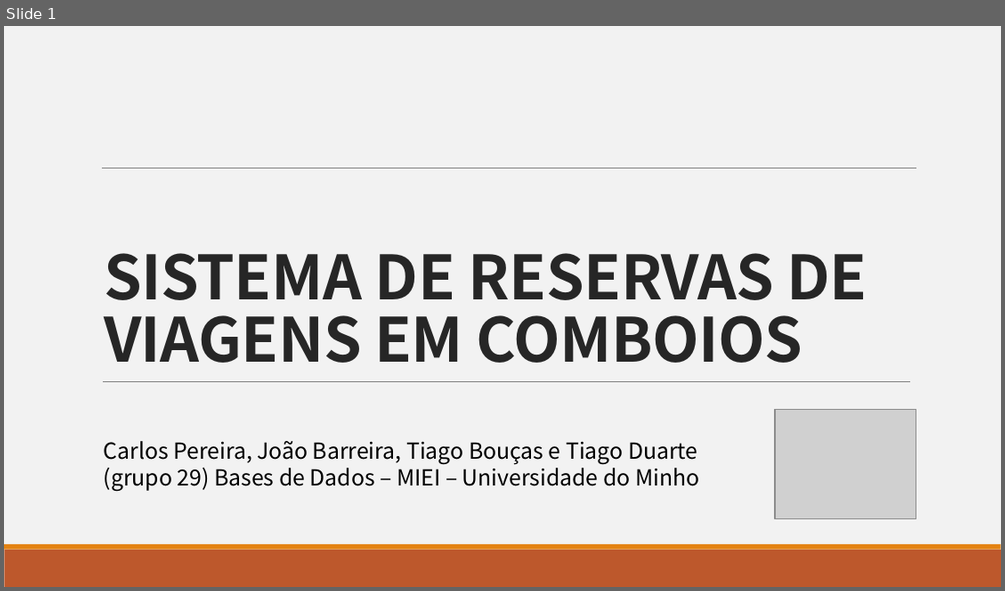
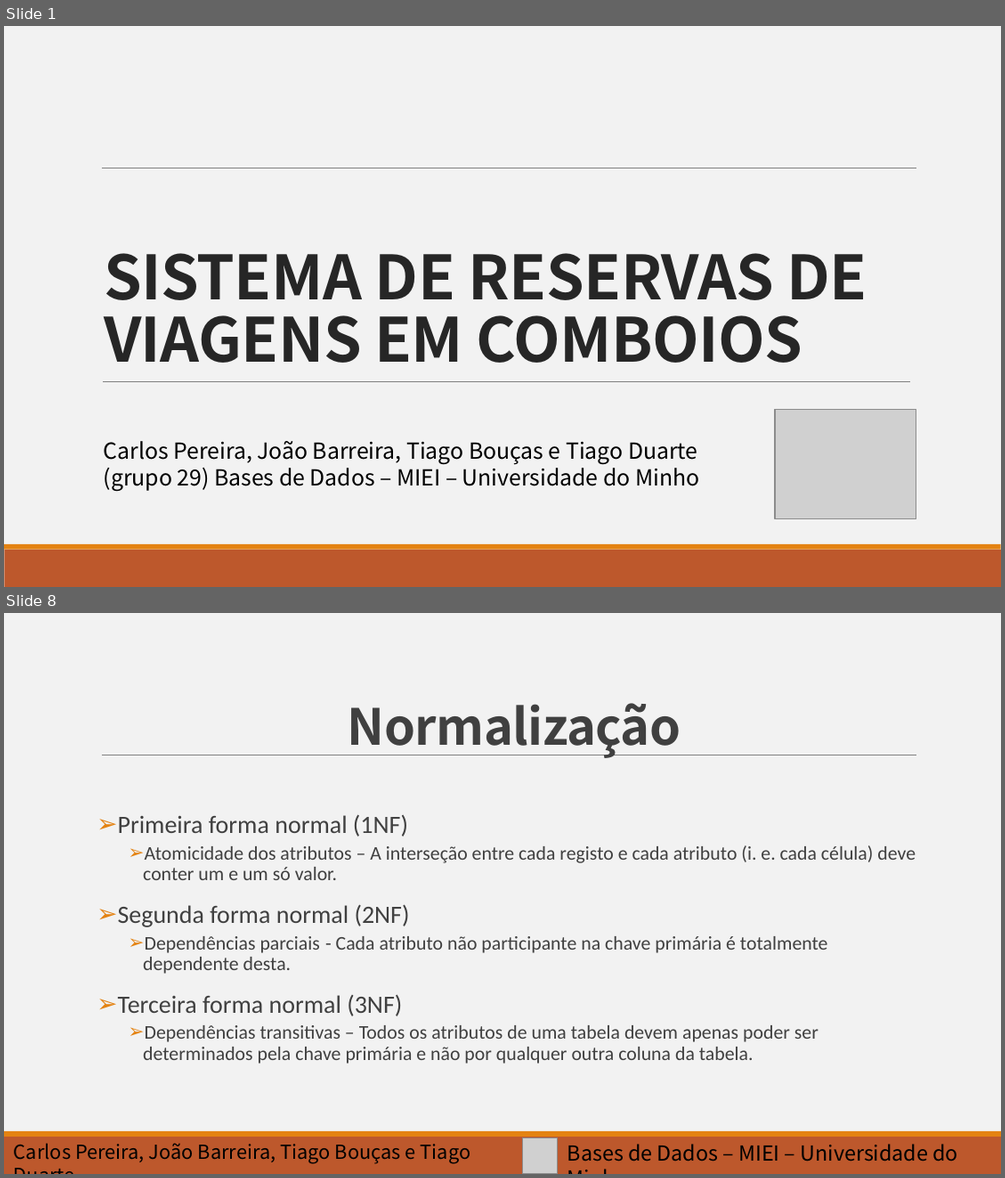
Before and after one commit to barreira/bd-1617, a slide deck: Slides.pptx. Shown one above the other, each under a label of ours: slide 1 before the commit, slides 1 and 8 after it; the slides between them are not shown. The pictures are 1005x591 and 1005x1178 pixels, drawn with LibreOffice and Linux fonts; fonts in the diff are those of the drawing; grey boxes stand for pictures. Boxes give left, top, right and bottom in pixels: in the first picture for what was removed or moved away, otherwise in the second. Text is boxed around its words. In the diff, an @@ line names an element or a change of style, - is before the commit and + after.

```diff
--- a/Slides.pptx
+++ b/Slides.pptx
@@ slide 8 added at [4, 613, 1001, 1174], background #F2F2F2; not listed: 3 template elements that a slide beside it also shows @@
@@ title added at [348, 703, 680, 758], 36 pt, text #404040, bold @@
+Normalização
@@ text added at [118, 814, 915, 1063], 14 pt, text #404040 @@
+➢ Primeira forma normal (1NF)
+    ➢ Atomicidade dos atributos – A interseção entre cada registo e cada atributo (i. e. cada célula) deve conter um e um só valor.
+➢ Segunda forma normal (2NF)
+    ➢ Dependências parciais - Cada atributo não participante na chave primária é totalmente dependente desta.
+➢ Terceira forma normal (3NF)
+    ➢ Dependências transitivas – Todos os atributos de uma tabela devem apenas poder ser determinados pela chave primária e não por qualquer outra coluna da tabela.
@@ text added at [14, 1143, 471, 1164], 14 pt, text #000000 @@
+Carlos Pereira, João Barreira, Tiago Bouças e Tiago Duarte
@@ picture added at [522, 1137, 558, 1173] @@
@@ text added at [567, 1143, 959, 1161], 15 pt, text #000000 @@
+Bases de Dados – MIEI – Universidade do Minho
```
Also in this commit, not shown: 7 other slides added, 1 slide removed.
